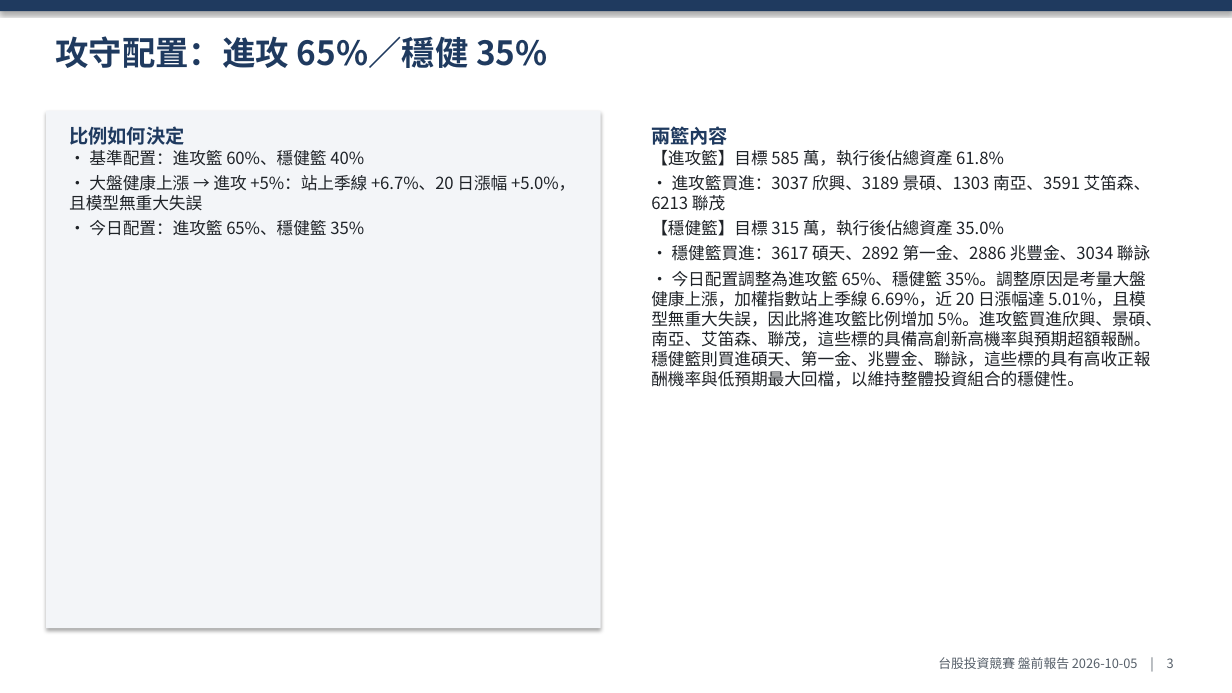
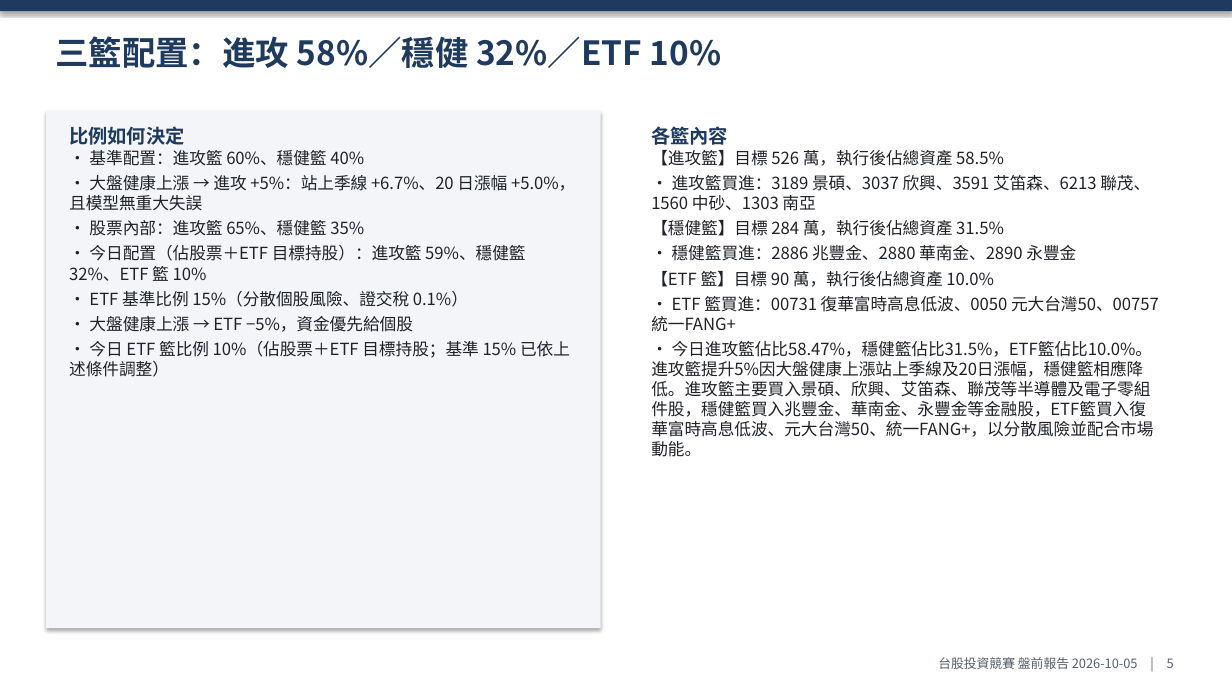
Before and after one commit to ZHANGFU-XIANG/xq, a slide deck: slide 5 of reports/2026-10/2026-10-05_盤前報告.pptx (slide 3 before the commit). Drawn at 1232x693 pixels with LibreOffice and Linux fonts; fonts in the diff are those of the drawing. Boxes give left, top, right and bottom in pixels: in the first picture for what was removed or moved away, otherwise in the second. Text is boxed around its words. In the diff, an @@ line names an element or a change of style, - is before the commit and + after.

```diff
--- a/reports/2026-10/2026-10-05_盤前報告.pptx
+++ b/reports/2026-10/2026-10-05_盤前報告.pptx
@@ text at box(55, 36, 721, 68): text changed @@
-攻守配置：進攻 65%／穩健 35%
+三籃配置：進攻 58%／穩健 32%／ETF 10%
@@ text at box(651, 126, 1159, 457): text changed @@
-兩籃內容
-【進攻籃】目標 585 萬，執行後佔總資產 61.8%
-• 進攻籃買進：3037 欣興、3189 景碩、1303 南亞、3591 艾笛森、6213 聯茂
-【穩健籃】目標 315 萬，執行後佔總資產 35.0%
-• 穩健籃買進：3617 碩天、2892 第一金、2886 兆豐金、3034 聯詠
-• 今日配置調整為進攻籃 65%、穩健籃 35%。調整原因是考量大盤健康上漲，加權指數站上季線 6.69%，近 20 日漲幅達 5.01%，且模型無重大失誤，因此將進攻籃比例增加 5%。進攻籃買進欣興、景碩、南亞、艾笛森、聯茂，這些標的具備高創新高機率與預期超額報酬。穩健籃則買進碩天、第一金、兆豐金、聯詠，這些標的具有高收正報酬機率與低預期最大回檔，以維持整體投資組合的穩健性。
+各籃內容
+【進攻籃】目標 526 萬，執行後佔總資產 58.5%
+• 進攻籃買進：3189 景碩、3037 欣興、3591 艾笛森、6213 聯茂、1560 中砂、1303 南亞
+【穩健籃】目標 284 萬，執行後佔總資產 31.5%
+• 穩健籃買進：2886 兆豐金、2880 華南金、2890 永豐金
+【ETF 籃】目標 90 萬，執行後佔總資產 10.0%
+• ETF 籃買進：00731 復華富時高息低波、0050 元大台灣50、00757 統一FANG+
+• 今日進攻籃佔比58.47%，穩健籃佔比31.5%，ETF籃佔比10.0%。進攻籃提升5%因大盤健康上漲站上季線及20日漲幅，穩健籃相應降低。進攻籃主要買入景碩、欣興、艾笛森、聯茂等半導體及電子零組件股，穩健籃買入兆豐金、華南金、永豐金等金融股，ETF籃買入復華富時高息低波、元大台灣50、統一FANG+，以分散風險並配合市場動能。
@@ text at box(69, 220, 570, 377): text changed @@
-• 今日配置：進攻籃 65%、穩健籃 35%
+• 股票內部：進攻籃 65%、穩健籃 35%
+• 今日配置（佔股票＋ETF 目標持股）：進攻籃 59%、穩健籃 32%、ETF 籃 10%
+• ETF 基準比例 15%（分散個股風險、證交稅 0.1%）
+• 大盤健康上漲 → ETF −5%，資金優先給個股
+• 今日 ETF 籃比例 10%（佔股票＋ETF 目標持股；基準 15% 已依上述條件調整）
@@ text at box(938, 657, 1174, 669): text changed @@
-台股投資競賽 盤前報告 2026-10-05 | 3
+台股投資競賽 盤前報告 2026-10-05 | 5
```
Also in this commit, not shown: 26 other slides changed, 6 slides added, 11 other files.
